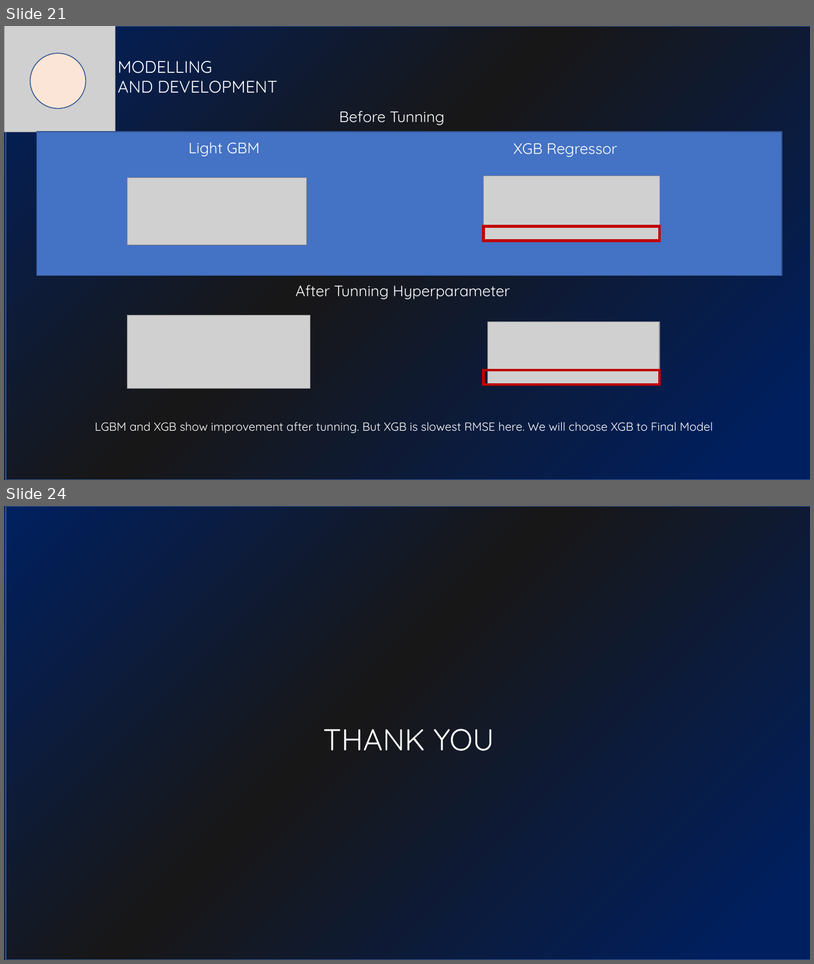
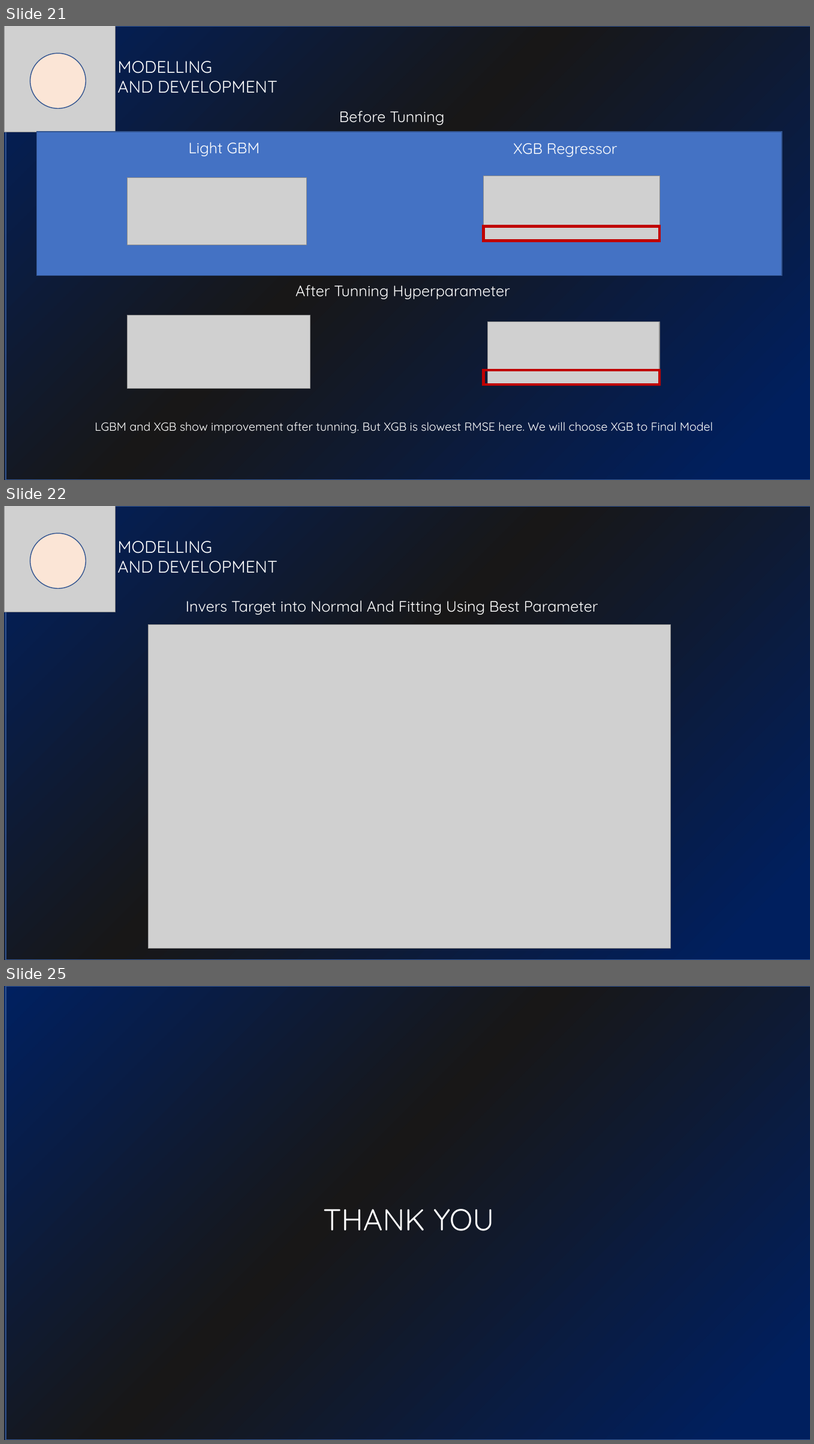
Before and after one commit to yodialfa/BPJSCostPrediction-Hackathon, a slide deck: bpjs.pptx. Shown one above the other, each under a label of ours: slides 21 and 24 before the commit, slides 21, 22 and 25 after it; the slides between them are not shown. The pictures are 814x964 and 814x1444 pixels, drawn with LibreOffice and Linux fonts; fonts in the diff are those of the drawing; grey boxes stand for pictures. Boxes give left, top, right and bottom in pixels: in the first picture for what was removed or moved away, otherwise in the second. Text is boxed around its words. In the diff, an @@ line names an element or a change of style, - is before the commit and + after.

```diff
--- a/bpjs.pptx
+++ b/bpjs.pptx
@@ slide 22 added at bbox=[4, 506, 810, 960], background gradient #001F5E to #181717 to #002060 @@
@@ ellipse added at bbox=[4, 506, 810, 960], fill #4472C4 at 11% opacity, outline #325491 1 pt @@
@@ picture added at bbox=[4, 506, 116, 612] @@
@@ rectangle added at bbox=[6, 506, 810, 960], fill gradient #001F5E to #181717 to #002060, outline #325491 1 pt @@
@@ ellipse added at bbox=[30, 533, 86, 588], fill #FBE5D6, outline #325491 1 pt @@
@@ text added at bbox=[118, 541, 278, 573], 20 pt, text #FFFFFF @@
+MODELLING
+AND DEVELOPMENT
@@ text added at bbox=[186, 600, 599, 615], 18 pt, text #FFFFFF @@
+Invers Target into Normal And Fitting Using Best Parameter
@@ picture added at bbox=[148, 625, 671, 948] @@
@@ what was slide 24 is now slide 25 @@
```
Also in this commit, not shown: 2 slides changed, 1 other slide added, 1 other file.
